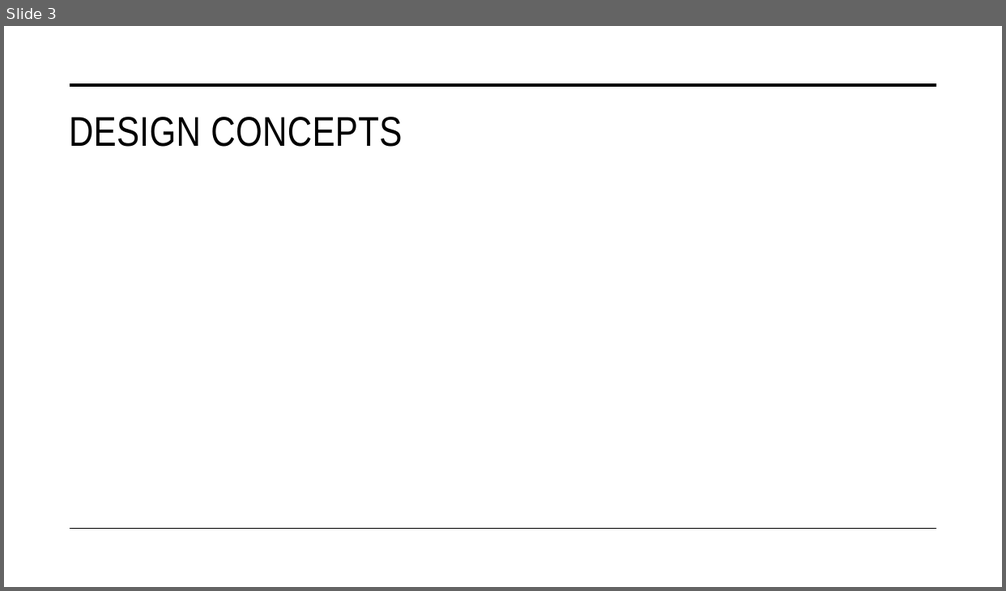
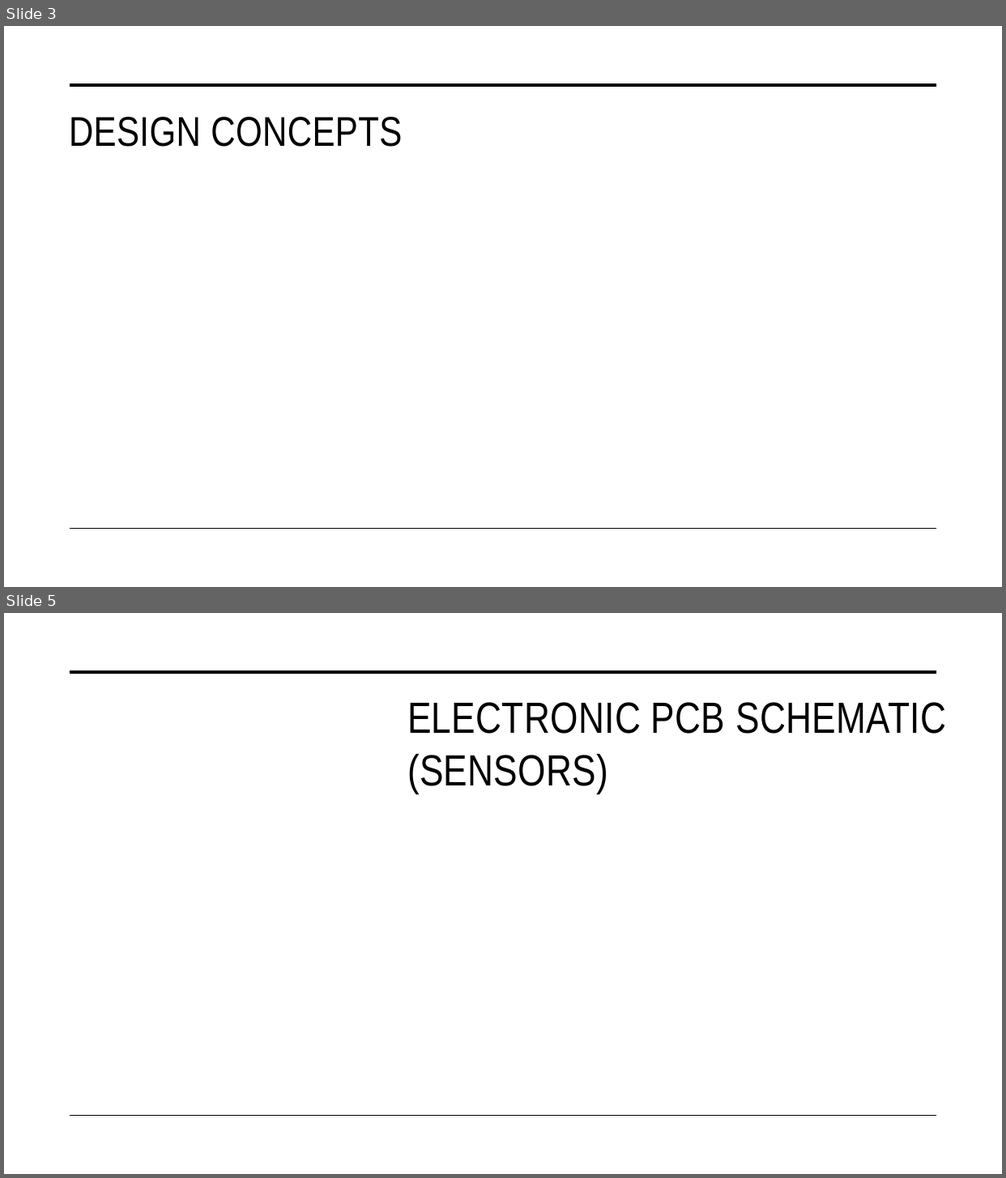
Before and after one commit to UltraVioletWitch/Louisiana-State-Rocketry-Team-2, a slide deck: First Iterations LSR - Tiger Takeoff.pptx. Shown one above the other, each under a label of ours: slide 3 before the commit, slides 3 and 5 after it; the slides between them are not shown. The pictures are 1006x591 and 1006x1178 pixels, drawn with LibreOffice and Linux fonts; fonts in the diff are those of the drawing; background and template pictures are left out. Boxes give left, top, right and bottom in pixels: in the first picture for what was removed or moved away, otherwise in the second. Text is boxed around its words. In the diff, an @@ line names an element or a change of style, - is before the commit and + after.

```diff
--- a/First Iterations LSR - Tiger Takeoff.pptx
+++ b/First Iterations LSR - Tiger Takeoff.pptx
@@ slide 5 added at (x1=4, y1=613, x2=1002, y2=1174), background picture (left out); not listed: 2 template elements that a slide beside it also shows @@
@@ title added at (x1=407, y1=702, x2=946, y2=793), 42 pt, text #000000 @@
+ELECTRONIC PCB SCHEMATIC
+(SENSORS)
```
Also in this commit, not shown: 1 other slide added.
